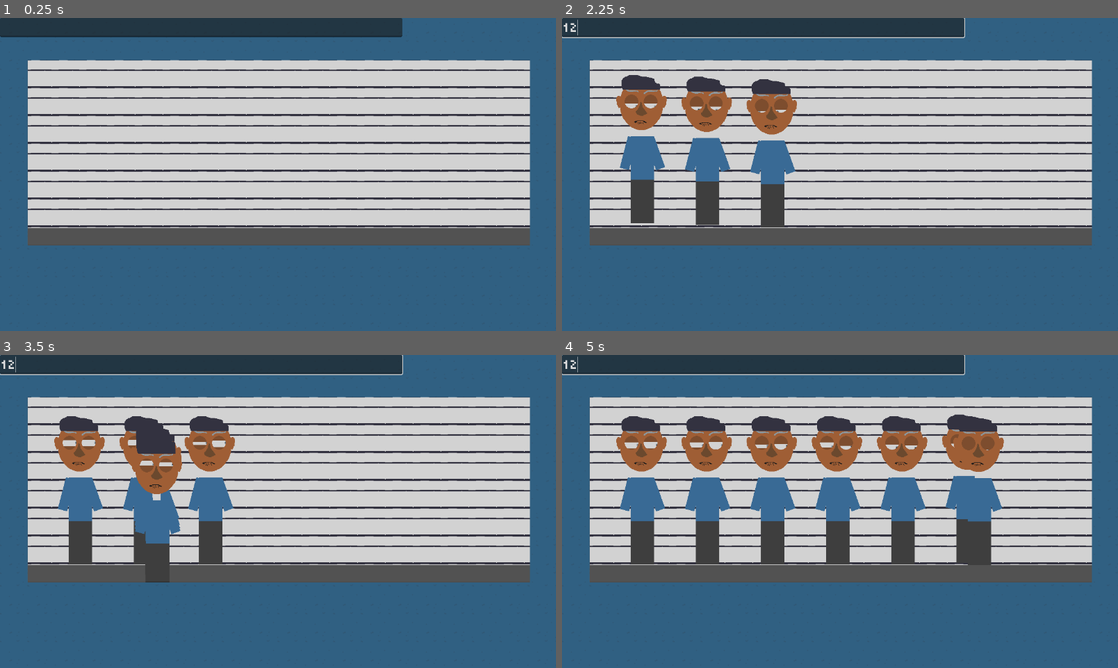
Above: before the commit, frames 1-4 (two rows, left to right).
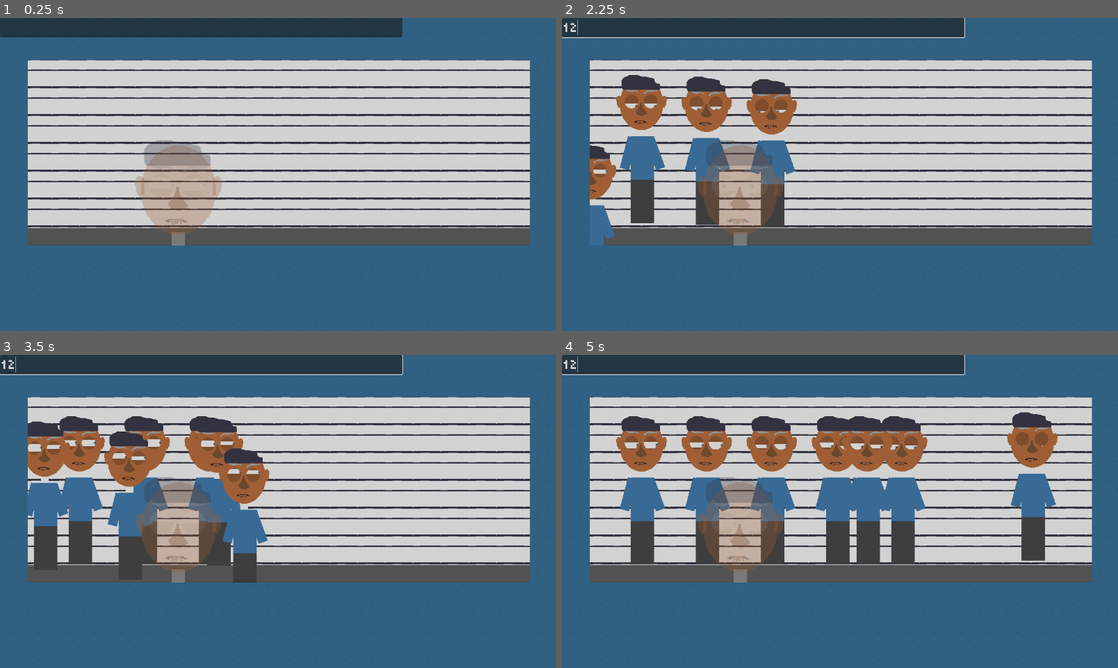
Above: after the commit, the same moments.

Repository: bjornarprytz/shift
Game: Godot game, scene res://interface/main.tscn
Two runs of this game, one before a commit and one after it. Both use one fixed random seed, a clock stepped at 60 frames per second and the inputs below.
Inputs (mouse positions are in pixels of both pictures, inside the frame that each line leads up to):
- Up to frame 1 (0.25 s): no input
- Up to frame 2 (2.25 s): click (762, 27) at 0.52 s; type "12" at 0.6 s; move the mouse to (962, 158) at 1.27 s; move the mouse to (728, 190) at 2.02 s
- Up to frame 3 (3.5 s): move the mouse to (333, 442) at 2.77 s
- Up to frame 4 (5 s): move the mouse to (812, 574) at 3.52 s; move the mouse to (1006, 558) at 4.27 s

The runs differ from the first frame. In frame 1, 3.3% of the frame differs, in the area x 24-40%, y 39-73%; in frame 2, 4.4%; in frame 3, 11%; in frame 4, 11%, in the area x 13-90%, y 18-73%.

Commit message:
detective + pupil enlargement

Diff:
--- a/src/interface/main.tscn
+++ b/src/interface/main.tscn
@@ -67,19 +67,19 @@
 
 [node name="Character4" parent="Suspects" unique_id=28385294 instance=ExtResource("2_rfu3d")]
 unique_name_in_owner = true
-position = Vector2(-1104, 295)
+position = Vector2(-1162, 334)
 
 [node name="Character5" parent="Suspects" unique_id=1288583643 instance=ExtResource("2_rfu3d")]
 unique_name_in_owner = true
-position = Vector2(-1104, 295)
+position = Vector2(-967, 151)
 
 [node name="Character6" parent="Suspects" unique_id=476701915 instance=ExtResource("2_rfu3d")]
 unique_name_in_owner = true
-position = Vector2(-1104, 295)
+position = Vector2(-1366, 169)
 
 [node name="Character7" parent="Suspects" unique_id=1540449432 instance=ExtResource("2_rfu3d")]
 unique_name_in_owner = true
-position = Vector2(-1104, 295)
+position = Vector2(-892, 415)
 
 [node name="DetectiveRoom" type="Node2D" parent="." unique_id=1439157779]
 
@@ -128,6 +128,12 @@
 stretch_mode = 1
 metadata/_edit_lock_ = true
 
+[node name="Detective" parent="DetectiveRoom" unique_id=1764024577 instance=ExtResource("2_rfu3d")]
+unique_name_in_owner = true
+modulate = Color(1, 1, 1, 0.3019608)
+position = Vector2(292, 268.99997)
+scale = Vector2(1.72, 1.72)
+
 [node name="WallBottom" type="TextureRect" parent="DetectiveRoom" unique_id=1614852558]
 texture_filter = 3
 anchors_preset = 15
--- a/src/interface/suspect.gd
+++ b/src/interface/suspect.gd
@@ -19,14 +19,14 @@
 
 var part: CanvasItem
 
-var target_pos: Vector2
+var target_pos: Vector2 = Vector2.INF
 var bob_tween: Tween
 
 func _process(delta: float) -> void:
 	eye_r.focal_point = get_global_mouse_position()
 	eye_l.focal_point = get_global_mouse_position()
 
-	if (target_pos != global_position):
+	if (target_pos != Vector2.INF and target_pos != global_position):
 		self.global_position = global_position.move_toward(target_pos, delta * walk_speed)
 	elif bob_tween != null:
 		_stop_bob()
Binary file changed: src/assets/img/pupil.aseprite
Binary file changed: src/assets/img/pupil.png
